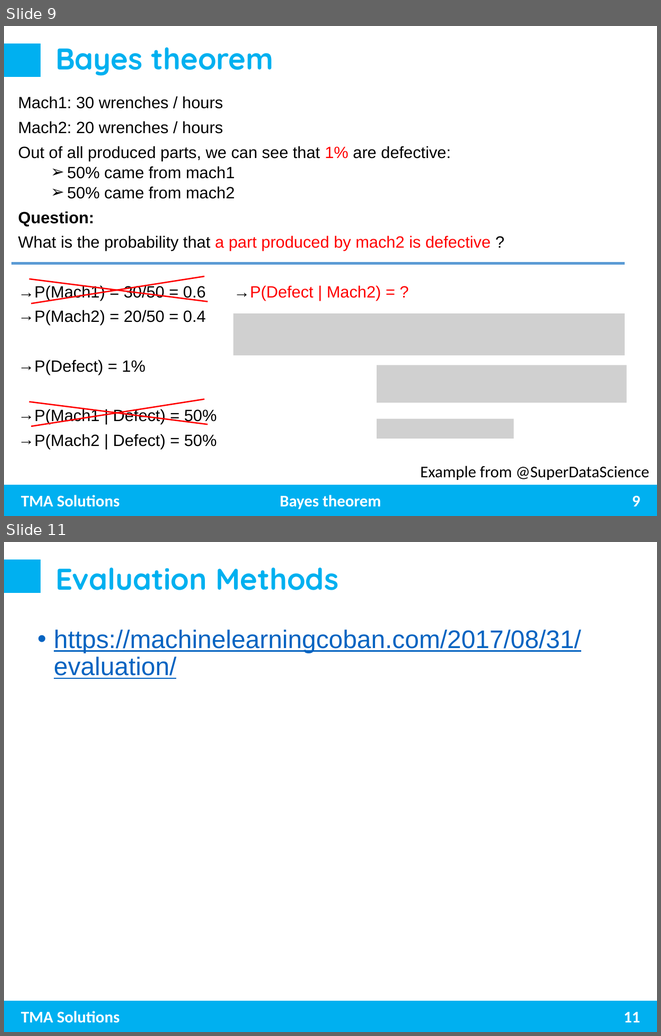
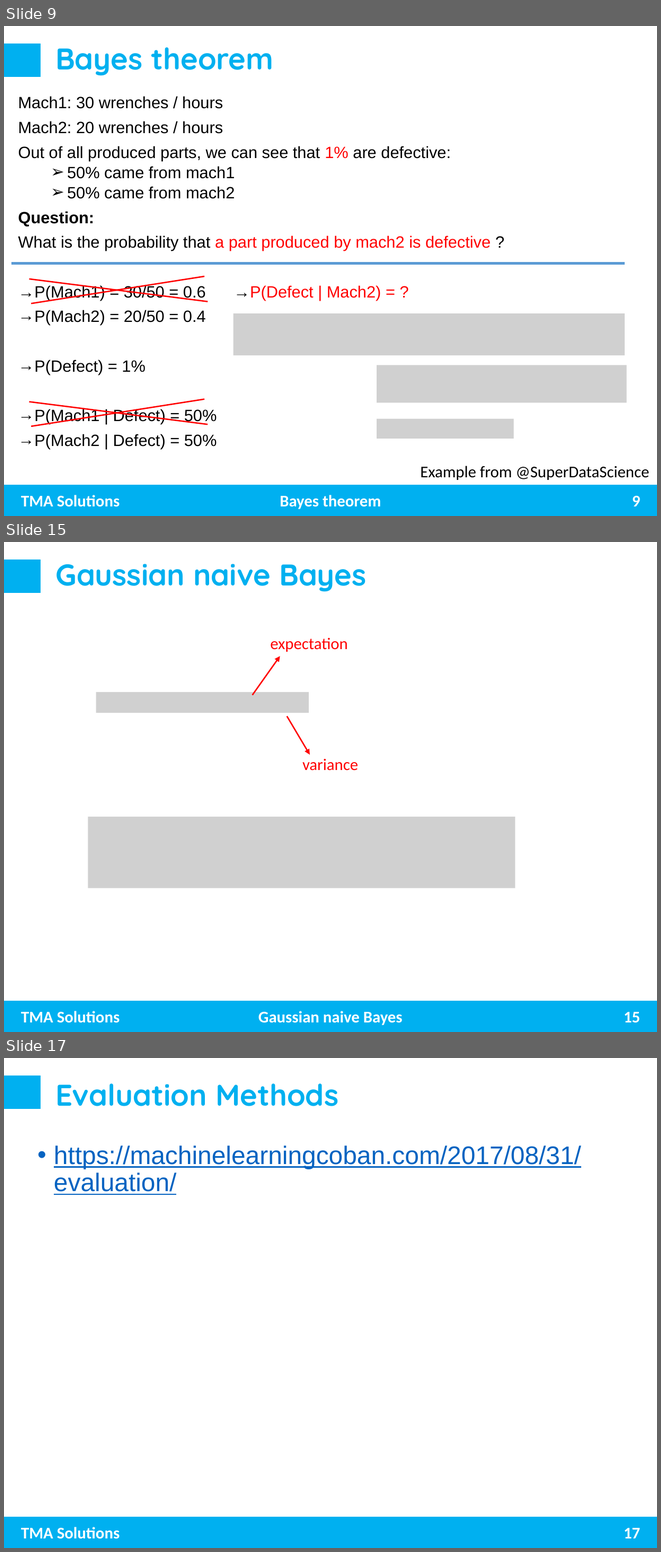
Before and after one commit to trungnghia2009/MachineLearning, a slide deck: Naive Bayes.pptx. Shown one above the other, each under a label of ours: slides 9 and 11 before the commit, slides 9, 15 and 17 after it; the slides between them are not shown. The pictures are 661x1036 and 661x1552 pixels, drawn with LibreOffice and Linux fonts; fonts in the diff are those of the drawing; grey boxes stand for pictures. Boxes give left, top, right and bottom in pixels: in the first picture for what was removed or moved away, otherwise in the second. Text is boxed around its words. In the diff, an @@ line names an element or a change of style, - is before the commit and + after.

Commit message:
add more detail to Naive Bayes

```diff
--- a/Naive Bayes.pptx
+++ b/Naive Bayes.pptx
@@ slide 15 added at [4,542,657,1032], background #FFFFFF; not listed: 3 template elements that a slide beside it also shows @@
@@ title added at [55,564,366,592], 33 pt, text #00B0F0, bold @@
+Gaussian naive Bayes
@@ text added at [270,637,348,652], 18 pt, text #FF0000 @@
+expectation
@@ arrow added from (252, 695) to (280, 656), #FF0000 1.5 pt @@
@@ picture added at [96,692,309,713] @@
@@ arrow added from (286, 716) to (310, 754), #FF0000 1.5 pt @@
@@ text added at [302,759,358,770], 18 pt, text #FF0000 @@
+variance
@@ picture added at [88,816,515,888] @@
@@ text added at [258,1011,403,1025], 18 pt, text #FFFFFF, bold @@
+Gaussian naive Bayes
@@ page number added at [624,1012,640,1023], 18 pt, text #FFFFFF, bold @@
+15
@@ what was slide 11 is now slide 17 @@
@@ page number at [624,1528,640,1538]: text changed @@
-11
+17
```
Also in this commit, not shown: 3 slides changed, 5 other slides added.
